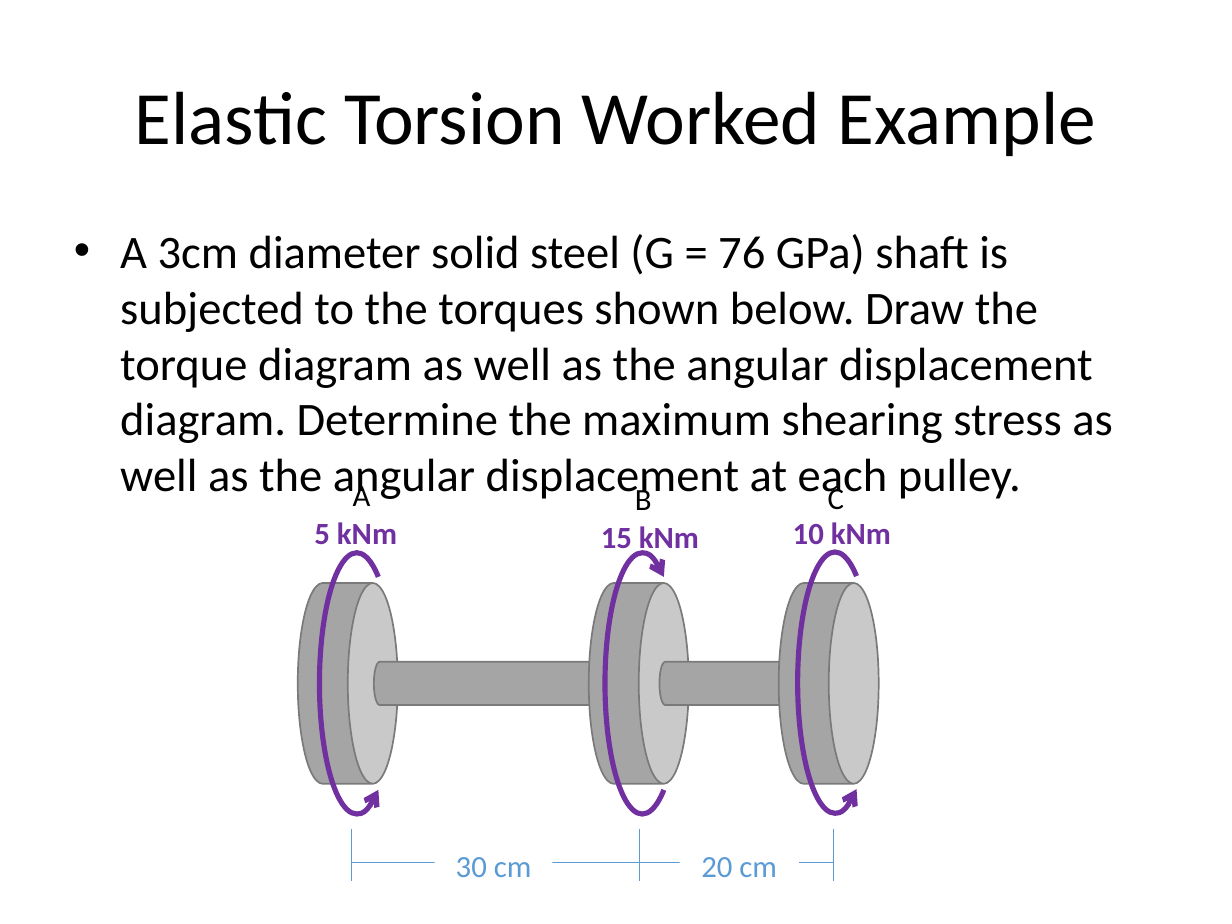
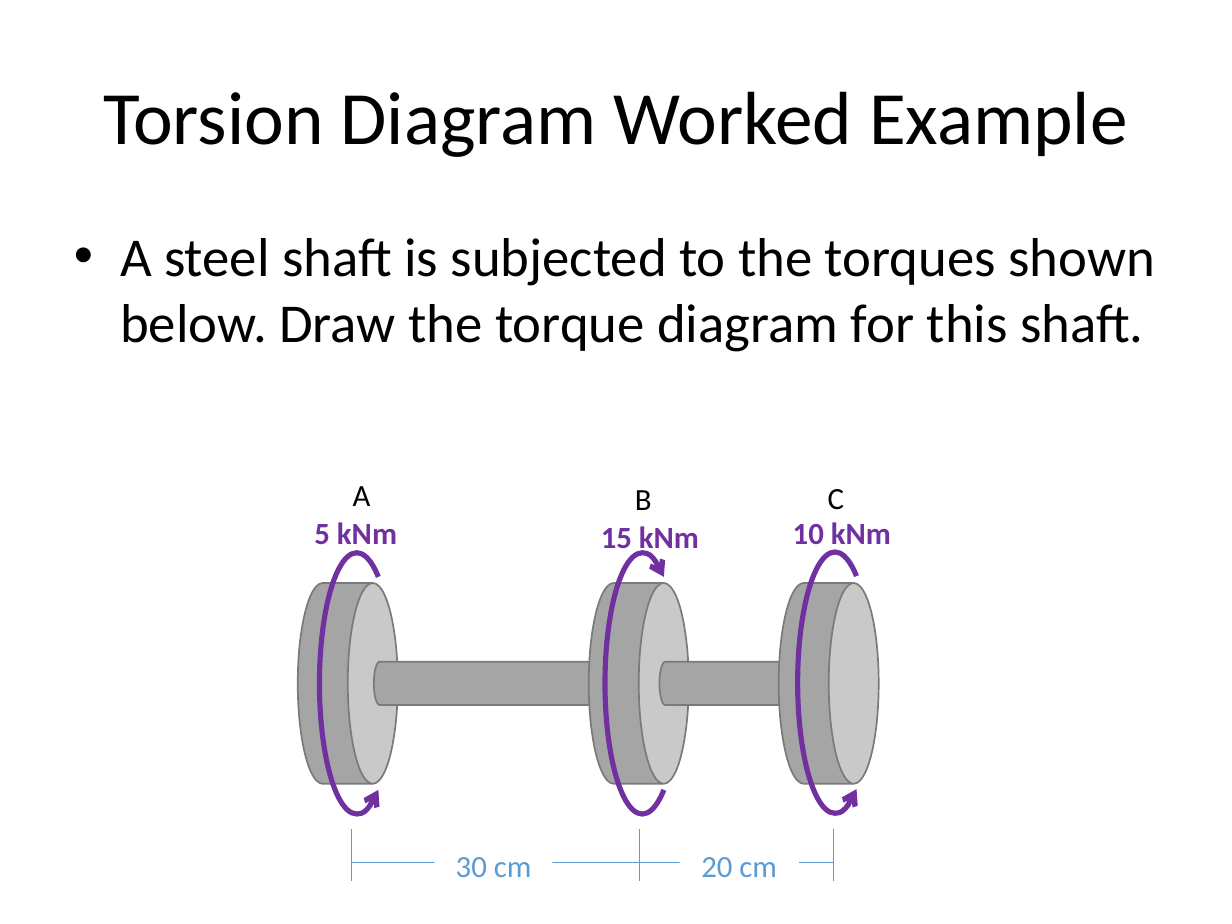
Before and after one commit to JacobMoore/mechanics_textbook, a slide deck: slide 15 of Lecture Slides/VideoLectureSlides/6.3.pptx (slide 14 before the commit). Drawn at 1232x924 pixels with LibreOffice and Linux fonts; fonts in the diff are those of the drawing. Boxes give left, top, right and bottom in pixels: in the first picture for what was removed or moved away, otherwise in the second. Text is boxed around its words. In the diff, an @@ line names an element or a change of style, - is before the commit and + after.

Commit message:
Chapter 6 Worked Problems
Added Worked problems to sections 6.2, 6.3, and 6.4

```diff
--- a/Lecture Slides/VideoLectureSlides/6.3.pptx
+++ b/Lecture Slides/VideoLectureSlides/6.3.pptx
@@ title at (103,91,1127,157): text changed @@
-Elastic Torsion Worked Example
+Torsion Diagram Worked Example
@@ text at (120,238,1155,352): text changed; size 27.2 to 32 pt @@
-• A 3cm diameter solid steel (G = 76 GPa) shaft is subjected to the torques shown below. Draw the torque diagram as well as the angular displacement diagram. Determine the maximum shearing stress as well as the angular displacement at each pulley.
+• A steel shaft is subjected to the torques shown below. Draw the torque diagram for this shaft.
```
Also in this commit, not shown: 1 slide added, 18 other files.
